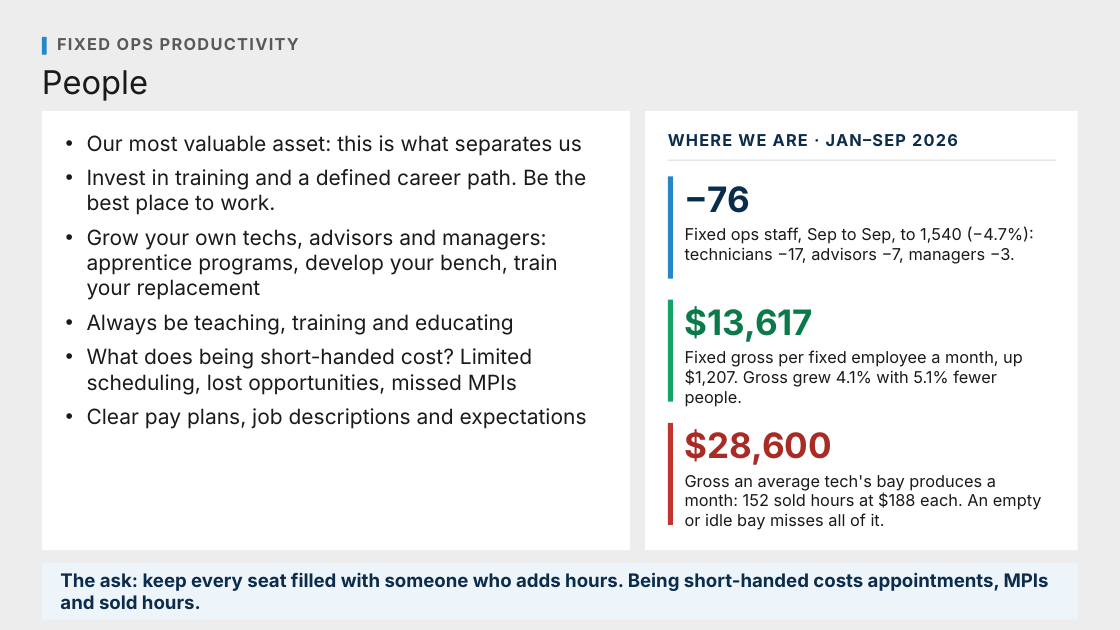
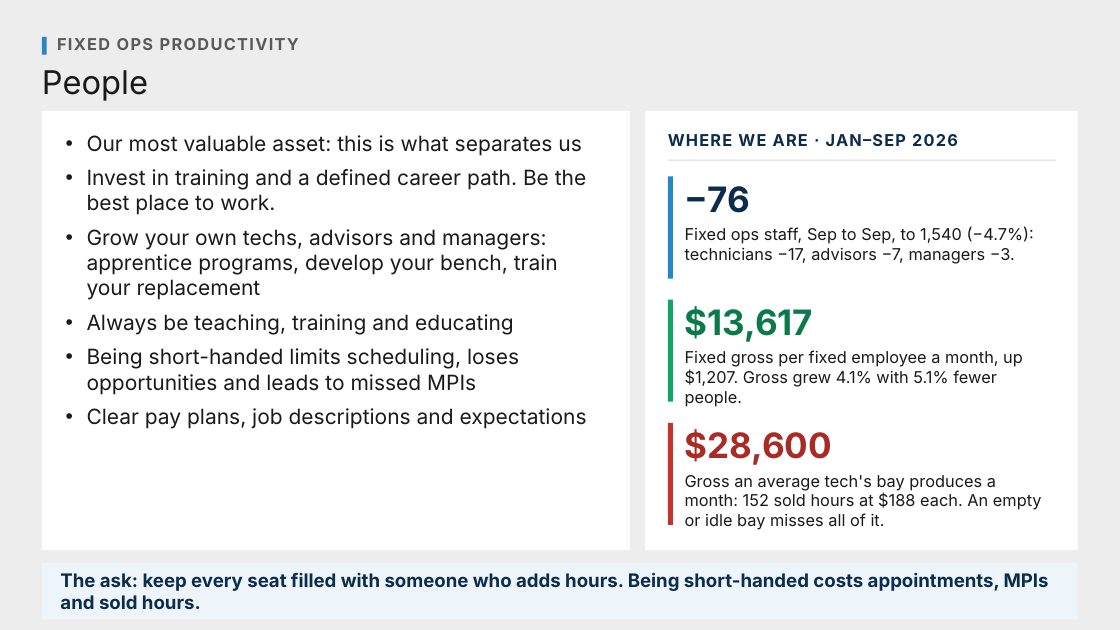
Before and after one commit to Ndresner/Noah, a slide deck: slide 127 of day2-deck/decks/Fixed Ops - Day 2 Example Test Deck.pptx. Drawn at 1120x630 pixels with LibreOffice and Linux fonts; fonts in the diff are those of the drawing. Boxes give left, top, right and bottom in pixels: in the first picture for what was removed or moved away, otherwise in the second. Text is boxed around its words. In the diff, an @@ line names an element or a change of style, - is before the commit and + after.

```diff
--- a/day2-deck/decks/Fixed Ops - Day 2 Example Test Deck.pptx
+++ b/day2-deck/decks/Fixed Ops - Day 2 Example Test Deck.pptx
@@ text at (x1=87, y1=348, x2=519, y2=395): text changed @@
-• What does being short-handed cost? Limited scheduling, lost opportunities, missed MPIs
+• Being short-handed limits scheduling, loses opportunities and leads to missed MPIs
```
Also in this commit, not shown: 4 other slides changed, 11 other files.
